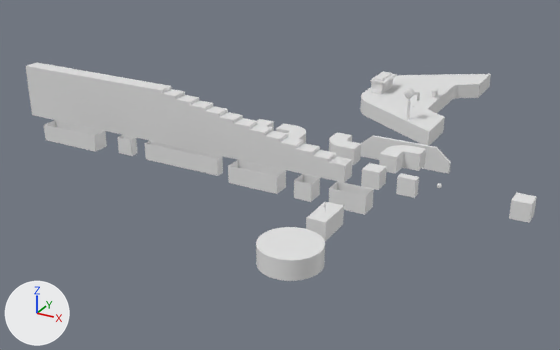
A saved change to the FBX model Assets/Meshes/Meshes_v5.fbx.
Both versions are drawn from a camera (50 mm lens) standing at (103.0, -357.0, 165.0) and looking at (-113.0, 36.0, -32.0). Lighting does not change. The marker at lower left points along +X, +Y and +Z. Where no turn or scale is listed for an object, it has been applied to the vertices.

In view in the first picture: 'BottomCubeRoad', 'CubeLava2', 'CubeLava2.003', 'CubeLava3', 'CubeLava4', 'Cylinder', 'Finish', 'FlagRoad', 'ForwardToRight', 'LeftToForward', 'Tramplin', 'ZapravkaForward'.
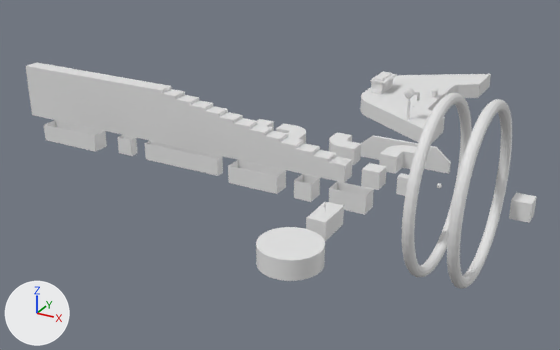
What the commit changed:
Mesh me_torus_001 is new.
It is a torus around x (ring radius 45.0, tube radius 3.0) spanning x 19.0..25.0, y -48.0..48.0, z -48.0..48.0.
Mesh me_torus_002 is new.
It is a torus around x (ring radius 45.0, tube radius 3.0) spanning x -3.0..3.0, y -48.0..48.0, z -48.0..48.0.
Object 'FirstTorus' (ob_firsttorus) is new; it shows me_torus_001.
Its location is (0.0, 0.0, 0.0).
Object 'SecondTorus' (ob_secondtorus) is new; it shows me_torus_002.
Its location is (0.0, 0.0, 0.0).

Changed parts and their boxes (x1, y1, x2, y2) in the pictures (560 x 350 px):
'FirstTorus', added
    after: (447, 99, 512, 288)
'SecondTorus', added
    after: (402, 93, 472, 277)
